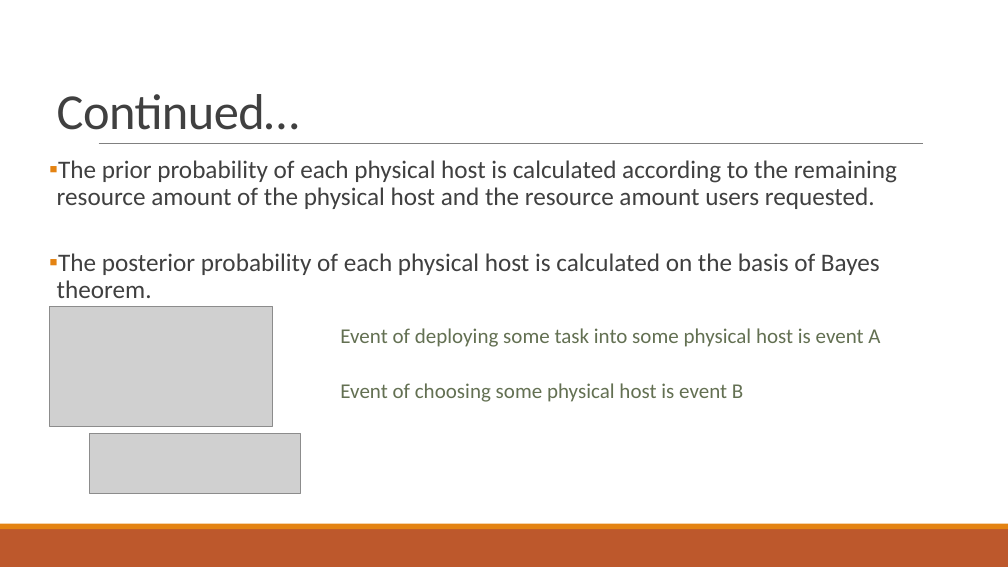
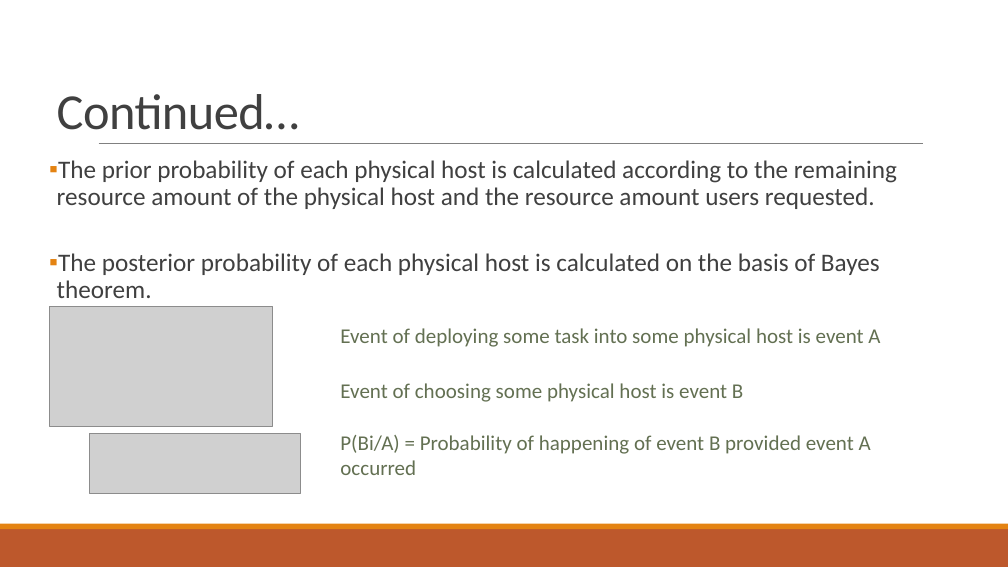
Before and after one commit to piyushbajaj0704/Cloud_Computing, a slide deck: slide 17 of Load Balancing Algorithms in Cloud Computing final presentation Last.pptx. Drawn at 1008x567 pixels with LibreOffice and Linux fonts; fonts in the diff are those of the drawing; grey boxes stand for pictures. Boxes give left, top, right and bottom in pixels: in the first picture for what was removed or moved away, otherwise in the second. Text is boxed around its words. In the diff, an @@ line names an element or a change of style, - is before the commit and + after.

```diff
--- a/Load Balancing Algorithms in Cloud Computing final presentation Last.pptx
+++ b/Load Balancing Algorithms in Cloud Computing final presentation Last.pptx
@@ text added at (340,435,871,475), 20 pt, text #637052 @@
+P(Bi/A) = Probability of happening of event B provided event A occurred
```
Also in this commit, not shown: 11 other slides changed, 1 other file.
